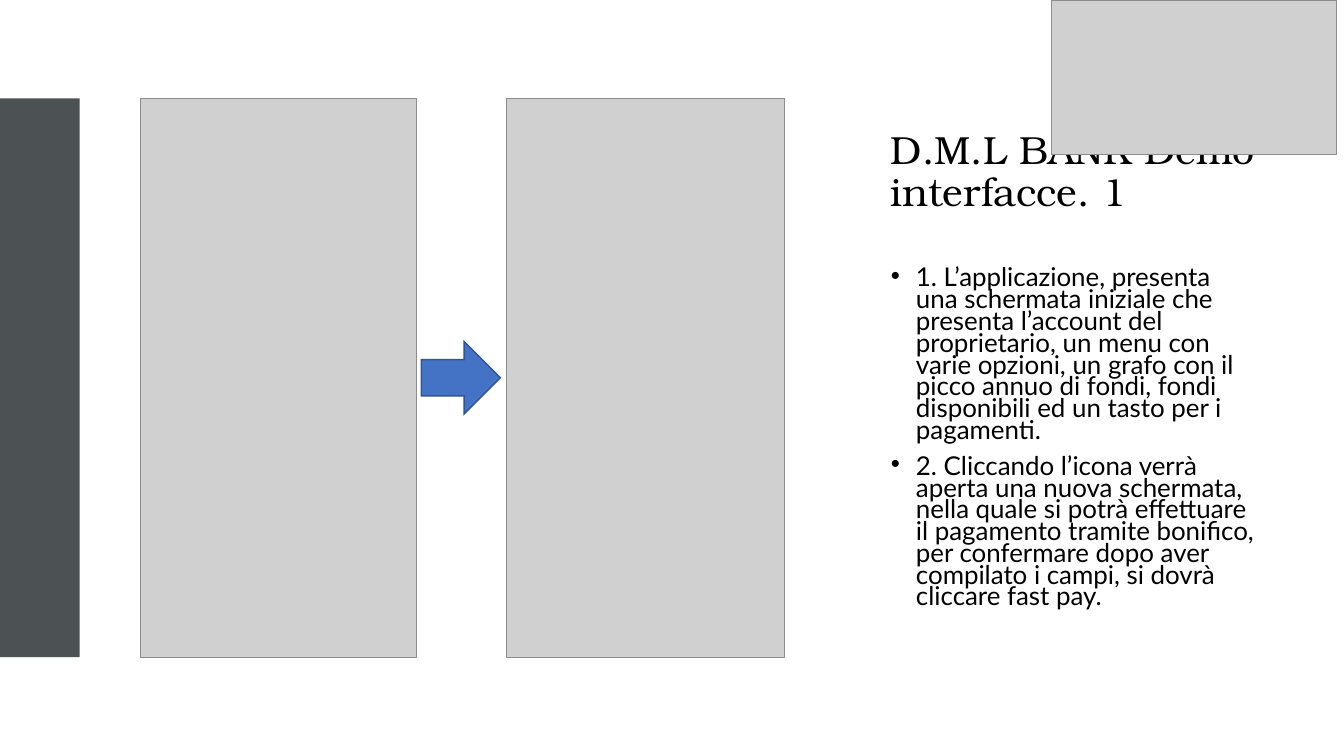
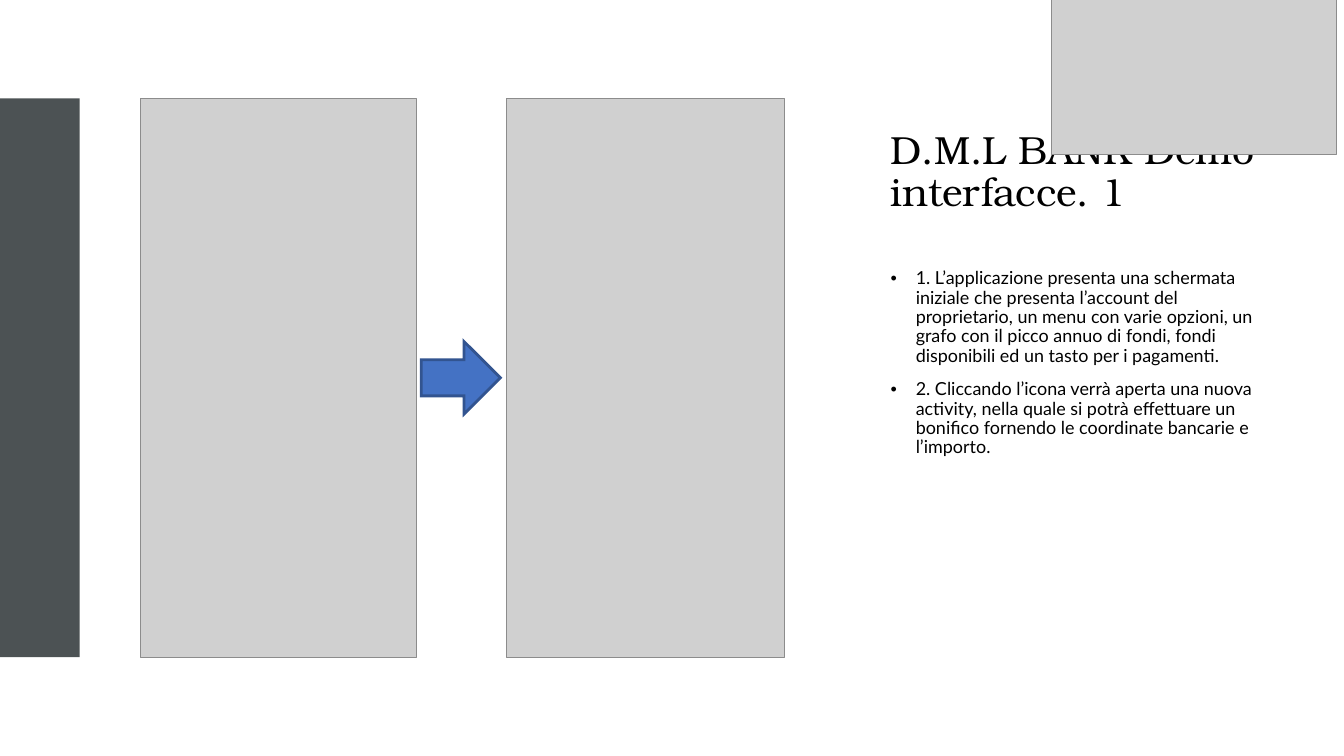
Before and after one commit to Torkin1/biometric_prompt_WALL-E, a slide deck: slide 1 of Demo.pptx. Drawn at 1344x756 pixels with LibreOffice and Linux fonts; fonts in the diff are those of the drawing; grey boxes stand for pictures. Boxes give left, top, right and bottom in pixels: in the first picture for what was removed or moved away, otherwise in the second. Text is boxed around its words. In the diff, an @@ line names an element or a change of style, - is before the commit and + after.

```diff
--- a/Demo.pptx
+++ b/Demo.pptx
@@ text at (916,270,1252,456): text changed; size 18.5 to 12.8 pt @@
-• 1. L’applicazione, presenta una schermata iniziale che presenta l’account del proprietario, un menu con varie opzioni, un grafo con il picco annuo di fondi, fondi disponibili ed un tasto per i pagamenti.
-• 2. Cliccando l’icona verrà aperta una nuova schermata, nella quale si potrà effettuare il pagamento tramite bonifico, per confermare dopo aver compilato i campi, si dovrà cliccare fast pay.
+• 1. L’applicazione presenta una schermata iniziale che presenta l’account del proprietario, un menu con varie opzioni, un grafo con il picco annuo di fondi, fondi disponibili ed un tasto per i pagamenti.
+• 2. Cliccando l’icona verrà aperta una nuova activity, nella quale si potrà effettuare un bonifico fornendo le coordinate bancarie e l’importo.
@@ right arrow at (421,342,500,414): outline #325491 1 pt to #325491 2 pt; proportions changed @@
```
Also in this commit, not shown: 2 other slides changed, 2 slides added, 2 slides removed.
